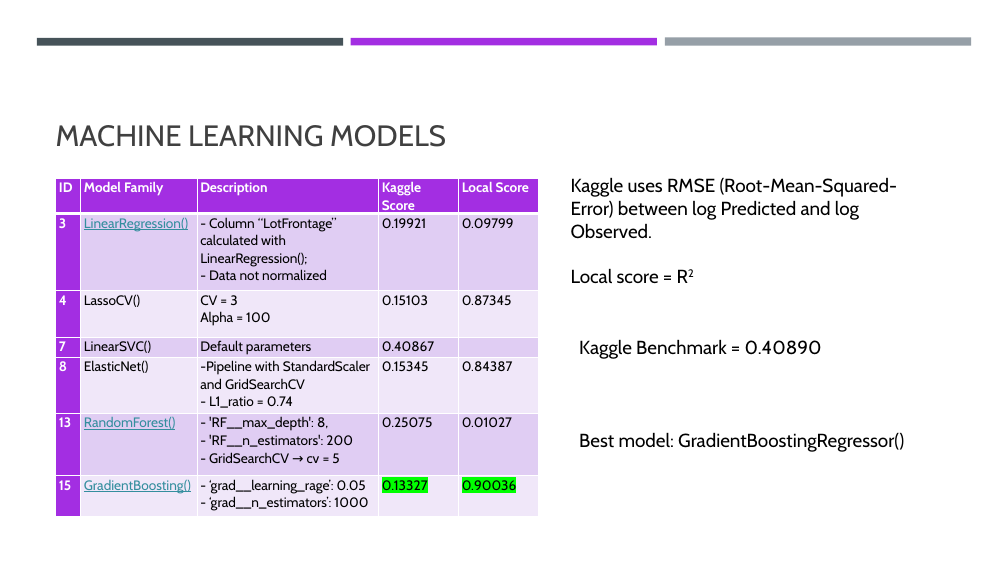
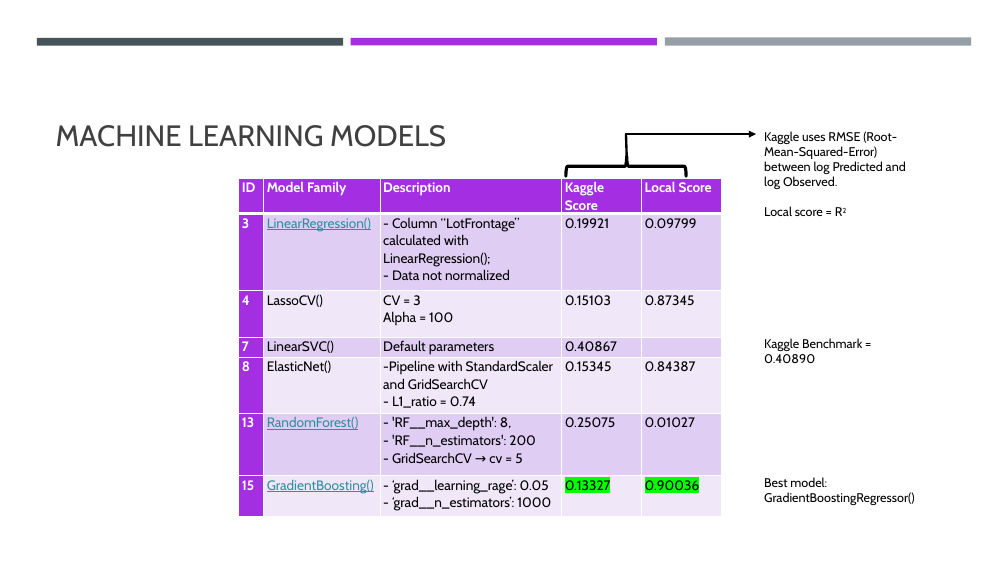
Before and after one commit to rafaelmsbob/Springboard, a slide deck: slide 11 of CapstoneProject1/FinalFiles/Final Presentation.pptx. Drawn at 1008x567 pixels with LibreOffice and Linux fonts; fonts in the diff are those of the drawing. Boxes give left, top, right and bottom in pixels: in the first picture for what was removed or moved away, otherwise in the second. Text is boxed around its words. In the diff, an @@ line names an element or a change of style, - is before the commit and + after.

Commit message:
Added conclusion slide
- Key takeaways
- slide 11 layout

```diff
--- a/CapstoneProject1/FinalFiles/Final Presentation.pptx
+++ b/CapstoneProject1/FinalFiles/Final Presentation.pptx
@@ elbow arrow added from (626, 134) to (756, 134), #000000 2.25 pt @@
@@ line added from (626, 134) to (627, 157), #000000 2.25 pt @@
@@ text "Kaggle uses RMSE (Root-Mean-Squared-Error) between ...": place and size @@
-text "Kaggle uses RMSE (Root-Mean-Squared-Error) between ..." at box(571, 177, 898, 283)
+text "Kaggle uses RMSE (Root-Mean-Squared-Error) between ..." at box(764, 131, 906, 216)
@@ table: place and size @@
-table at box(56, 178, 539, 516)
+table at box(239, 178, 722, 516)
@@ right brace added at box(566, 156, 686, 176), outline #000000 3 pt @@
@@ text "Kaggle Benchmark = 0.40890": place and size @@
-text "Kaggle Benchmark = 0.40890" at box(579, 339, 822, 359)
+text "Kaggle Benchmark = 0.40890" at box(764, 338, 862, 363)
@@ size 18 to 12 pt in 3 elements at box(764, 338, 862, 363), box(764, 131, 906, 216), box(764, 477, 914, 505) @@
@@ text "Best model: GradientBoostingRegressor()": place and size @@
-text "Best model: GradientBoostingRegressor()" at box(579, 432, 904, 452)
+text "Best model: GradientBoostingRegressor()" at box(764, 477, 914, 505)
```
Also in this commit, not shown: 1 slide added.
